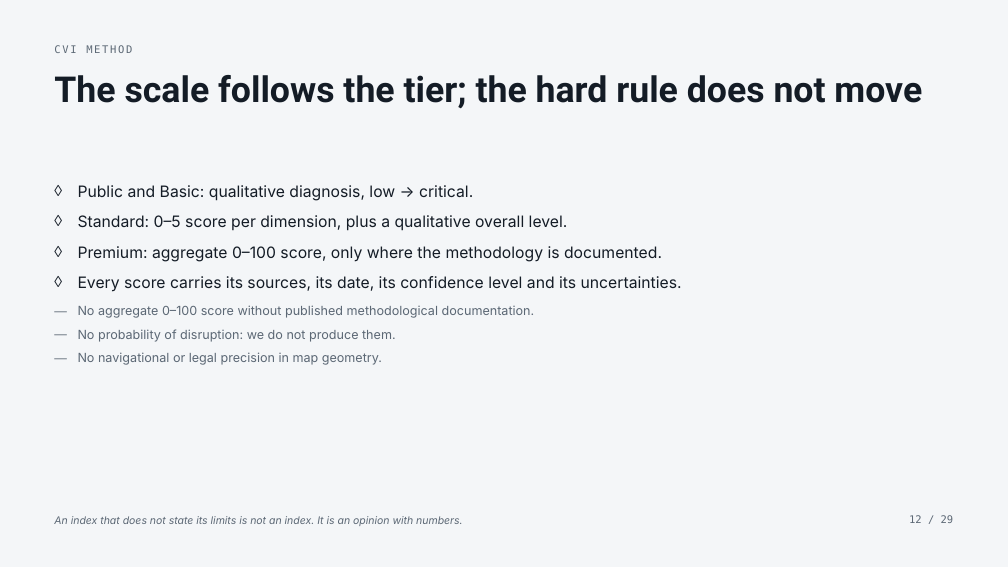
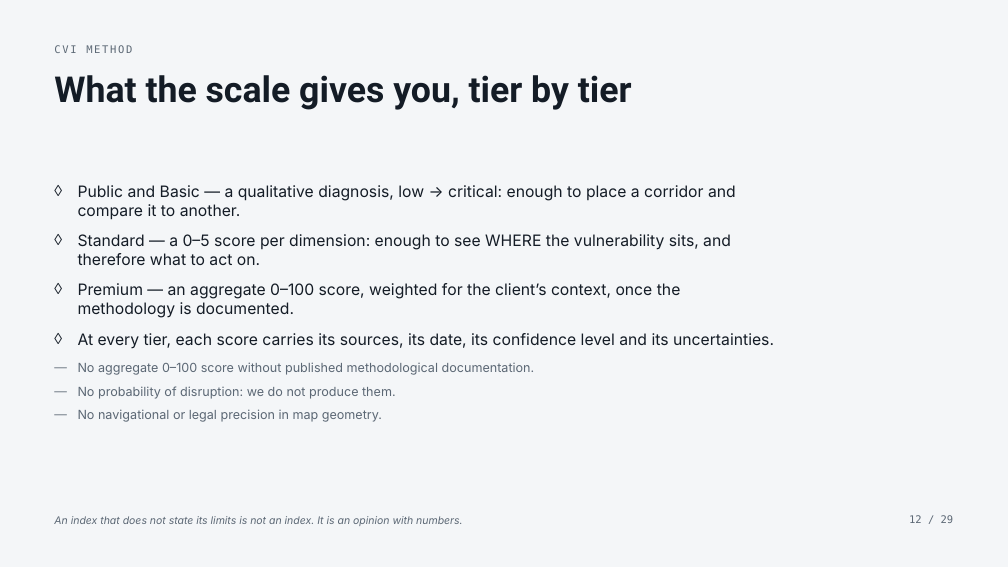
Before and after one commit to s-geffroy/ag-front, a slide deck: slide 12 of presentations/methode/en/methode.en.pptx. Drawn at 1008x567 pixels with LibreOffice and Linux fonts; fonts in the diff are those of the drawing. Boxes give left, top, right and bottom in pixels: in the first picture for what was removed or moved away, otherwise in the second. Text is boxed around its words. In the diff, an @@ line names an element or a change of style, - is before the commit and + after.

```diff
--- a/presentations/methode/en/methode.en.pptx
+++ b/presentations/methode/en/methode.en.pptx
@@ text at (54, 75, 632, 110): text changed @@
-The scale follows the tier; the hard rule does not move
+What the scale gives you, tier by tier
@@ text at (78, 185, 774, 349): text changed @@
-◊ Public and Basic: qualitative diagnosis, low → critical.
-◊ Standard: 0–5 score per dimension, plus a qualitative overall level.
-◊ Premium: aggregate 0–100 score, only where the methodology is documented.
-◊ Every score carries its sources, its date, its confidence level and its uncertainties.
+◊ Public and Basic — a qualitative diagnosis, low → critical: enough to place a corridor and compare it to another.
+◊ Standard — a 0–5 score per dimension: enough to see WHERE the vulnerability sits, and therefore what to act on.
+◊ Premium — an aggregate 0–100 score, weighted for the client’s context, once the methodology is documented.
+◊ At every tier, each score carries its sources, its date, its confidence level and its uncertainties.
```
Also in this commit, not shown: 13 other files.
